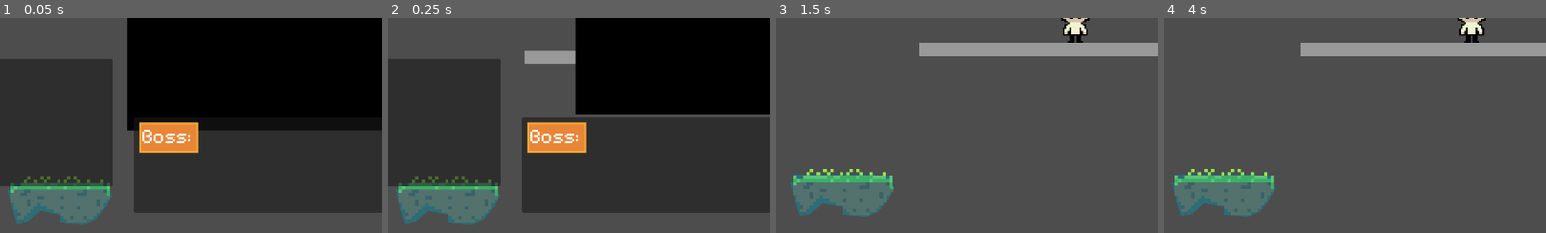
Above: before the commit, frames 1-4 (left to right).
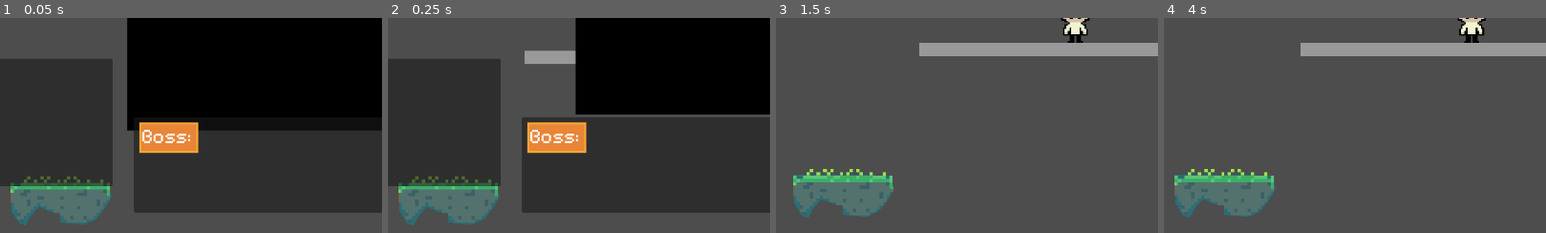
Above: after the commit, the same moments.

Repository: ZombiedestroyerE/umbcgamejam24
Game: Godot game, scene res://game_area.tscn
Same seed, same stepped clock (60 frames per second), same inputs: the game is played once before the commit and once after it.
Inputs:
- Up to frame 1 (0.05 s): no input
- Up to frame 2 (0.25 s): no input
- Up to frame 3 (1.5 s): click "Start!" at 0.5 s; tap Enter at 1.25 s; tap A (a) at 1.35 s
- Up to frame 4 (4 s): tap D (d) at 1.55, 2.1, 3.8 s; tap Space at 2 s; tap E (e) at 2.3 s; hold E (e) 2.78-3.53 s; tap A (a) at 3.05, 3.6 s
The pictures show only the part of the screen within x 10-60%, y 50-100%; the shares and areas given below are measured in that part.

The runs differ from the first frame. In frame 1, 0.2% of the frame differs, in the area x 2-16%, y 79-97%; in frame 2, 0.2%; in frame 3, 0.2%; in frame 4, 0.2%.

Commit message:
Revert "Merge branch 'main' of https://github.com/ZombiedestroyerE/umbcgamejam24"
This reverts commit 89d099b6d19ada7787a54b2ff7dbf44bd440370c, reversing
changes made to 369fd5dedc036b593f12f22a0812d473b37e0ba4.

Diff:
--- a/Platform Cooking/Art/Tiles/dough_section.tres
+++ b/Platform Cooking/Art/Tiles/dough_section.tres
@@ -24,7 +24,7 @@
 1:0/0 = 0
 1:0/0/physics_layer_0/polygon_0/points = PackedVector2Array(6.78125, 6.0625, 6.96875, 8, -8, 8, -8, 5.875)
 0:1/0 = 0
-0:1/0/physics_layer_0/polygon_0/points = PackedVector2Array(-8, -8, 8, -8, 8, -0.375, 1.84375, -1.625, -1.90625, 1.75, -5.09375, 2.375, -6.15625, -0.6875)
+0:1/0/physics_layer_0/polygon_0/points = PackedVector2Array(0.03125, -8, 6.71875, -8, 8, -8, 8, -6.25, 8, -2.6875, 8, -0.6875, 4.78125, -1.375, 3.40625, -2, 1.46875, -2.8125, -1.21875, 0.25, -2.53125, 2.875, -4.40625, 2.25, -6.90625, -1.6875, -6.96875, -8)
 1:1/0 = 0
 1:1/0/physics_layer_0/polygon_0/points = PackedVector2Array(0.03125, -8, 6.71875, -8, 7.34375, -5.875, 5.53125, -2.625, 2.59375, 1, -1.03125, 2.5625, -8, 1.9375, -8, -8)
 
